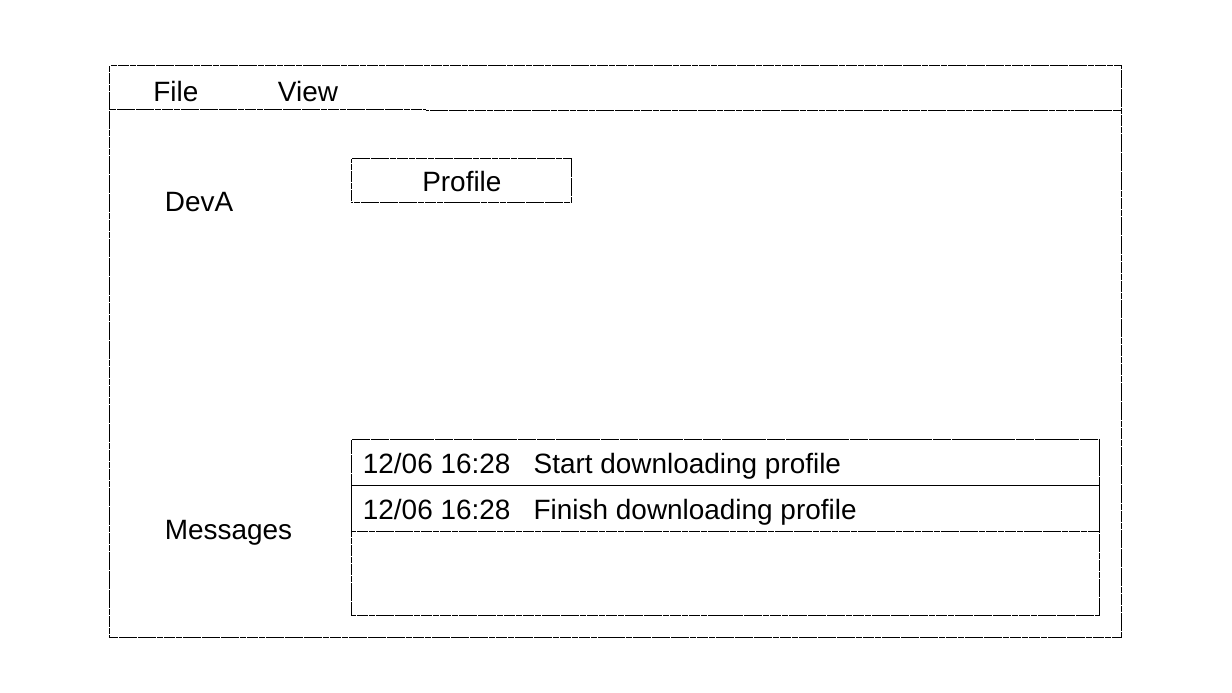
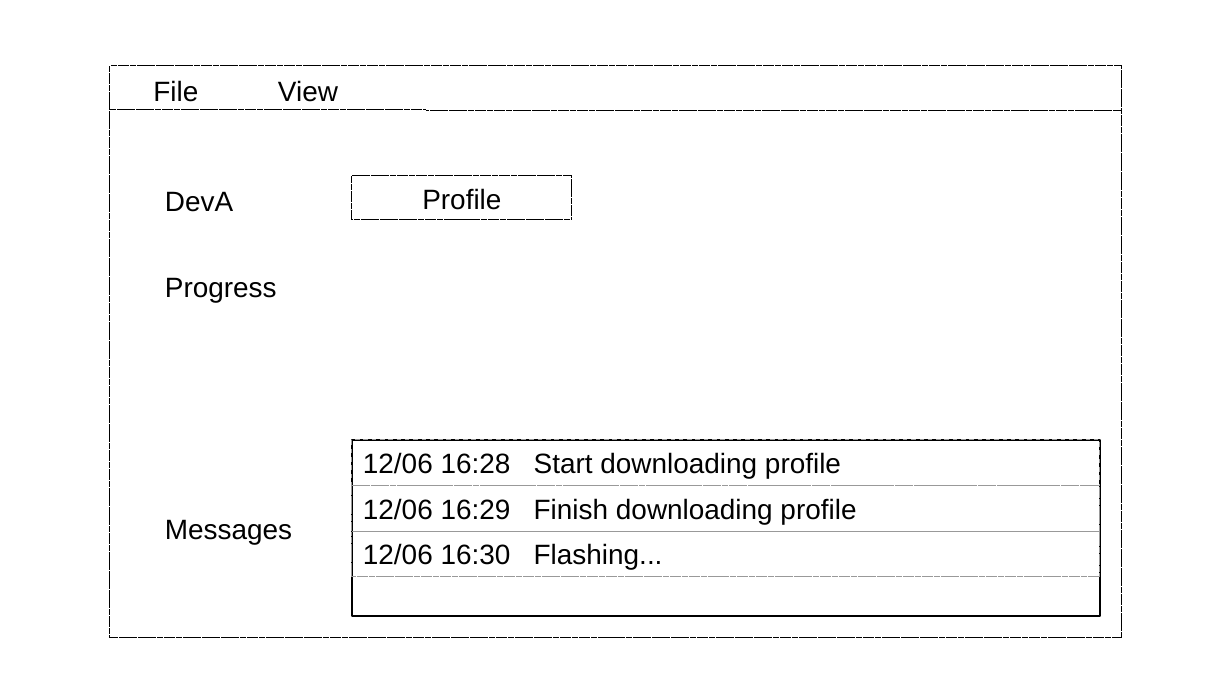
Before and after one commit to tomjpsun/obsidianVaults, a slide deck: slide 2 of DM9051A OTP 燒錄專案/Sketch.odp. Drawn at 1232x693 pixels with LibreOffice and Linux fonts; fonts in the diff are those of the drawing. Boxes give left, top, right and bottom in pixels: in the first picture for what was removed or moved away, otherwise in the second. Text is boxed around its words. In the diff, an @@ line names an element or a change of style, - is before the commit and + after.

```diff
--- a/DM9051A OTP 燒錄專案/Sketch.odp
+++ b/DM9051A OTP 燒錄專案/Sketch.odp
@@ rectangle "Profile": place and size @@
-rectangle "Profile" at box(352, 159, 572, 202)
+rectangle "Profile" at box(352, 176, 572, 219)
@@ text added at box(165, 277, 277, 302), 18 pt, text #000000 @@
+Progress
@@ rectangle "12/06 16:28 Start downloading profile" at box(352, 440, 1100, 486): outline #000000 0 pt dashed to #999999 0 pt dashed @@
@@ rectangle at box(352, 440, 1100, 616): outline #000000 0 pt dashed to #000000 1.5 pt @@
@@ rectangle "12/06 16:29 Finish downloading profile" at box(352, 486, 1100, 532): outline #000000 0 pt dashed to #999999 0 pt dashed @@
@@ text in rectangle at box(363, 498, 856, 524): text changed @@
-12/06 16:28 Finish downloading profile
+12/06 16:29 Finish downloading profile
@@ rectangle added at box(352, 531, 1100, 577), outline #999999 0 pt dashed, 18 pt, text #000000 @@
+12/06 16:30 Flashing...
```
Also in this commit, not shown: 1 slide added, 1 other file.
